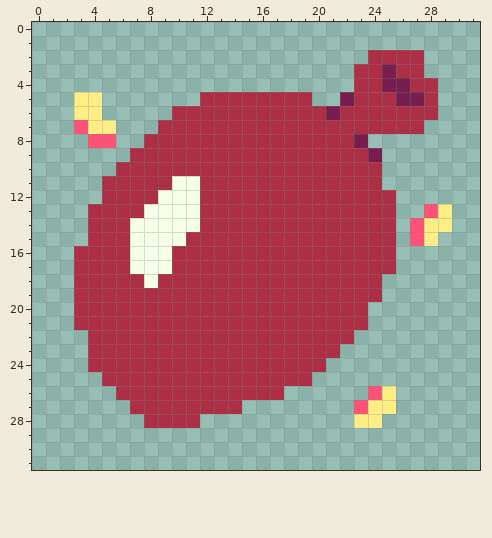
Pixel-art sprite -- assets/card_artwork/red_balloon.png. Above, as it was before the edit.
The file is 32x32 pixels.
After the commit:
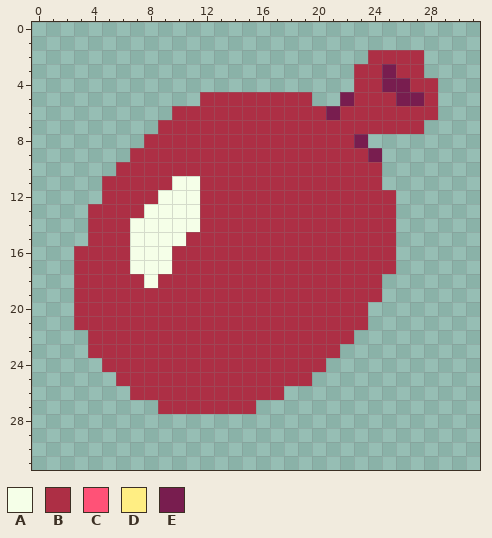
Palette (. is transparent): A #f5ffe8  B #ad2f45  C #ff5277  D #ffee83  E #781d4f
Log entry: balancing the boss to be slightly more difficult but fair, adding balloon pop animation
Difference:
Changed rows in their new state; - is an unchanged pixel.
first column x 3:
 5 ..-
 6 ..-
 7 ...
 8 -..
first column x 27:
13 -..
14 ...
15 ..-
first column x 4:
24 .---------------------
25 -.--------------------
26 --.-----------------..
27 ---..------B-------...
28 ----....-----------..-
Boxes around the changes in both pictures, in picture pixels (x1, y1, x2, y2):
erased: (74, 92, 116, 148)
erased: (410, 204, 452, 246)
erased: (88, 358, 200, 428)
erased: (354, 386, 396, 428)
added: (242, 400, 256, 414)
